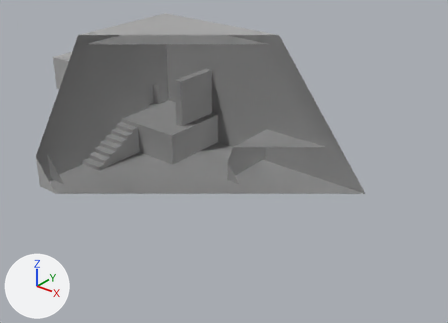
A saved change to the FBX model Assets/Hugo/Assets/Rum4.fbx.
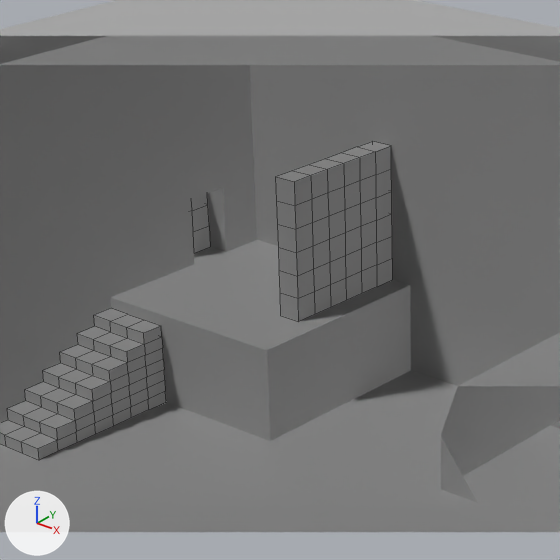
Each version appears first whole from a camera (50 mm lens) standing at (0.407, -0.497, 0.352) and looking at (-0.013, 0.028, 0.026), and next in a close-up on the part from 19% to 59% of the width and 7% to 63% of the height. Arrows for +X, +Y and +Z are at lower left; the lights stay in place. The close-ups show mesh edges as thin lines. Everything nearer to the camera than a plane just in front of the edit is cut away. Where no turn or scale is listed for an object, it has been applied to the vertices.

The first close-up shows 'EndDoor', 'EndStairs', 'LampBlock', 'WallAndFloor'.
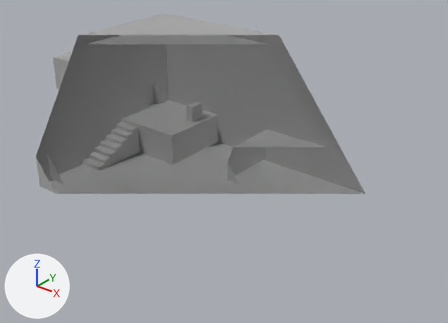
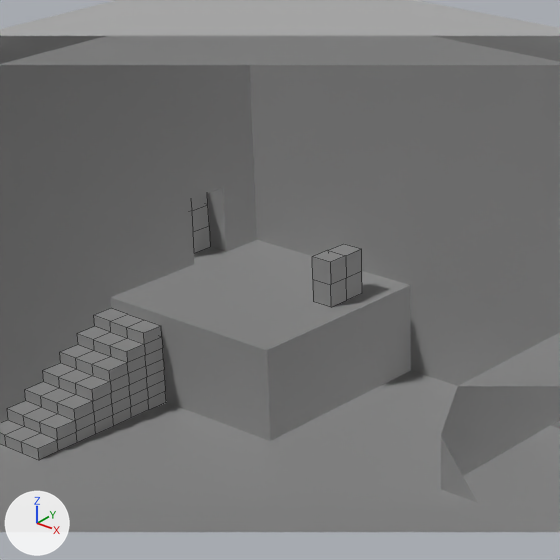
Commit message: Fix Till HitWall

Edits to the bpy script that builds the scene:
```text
Change me_mesh_004:
    used by ob_lampblock; location = (-0.095, 0.105, 0.045)
    remove me_mesh_004.from_pydata(...)  # 98 vertices, 96 faces; spans x -0.01..0.0, y -0.06..0.0, z 0.0..0.06
    add me_mesh_004.from_pydata(...)  # 18 vertices, 16 faces; spans x -0.01..0.0, y -0.04..-0.02, z 0.0..0.02
    me_mesh_004 part 1
    80 vertices are removed from x -0.01..0.0, y -0.06..0.0, z 0.0..0.06
    86 faces are deleted
    6 new faces join them
```

Location of each change, (x1, y1, x2, y2) in pixels of the close-ups (560 x 560 px):
'LampBlock', reshaped (56% narrower, 65% shorter)
    before: (276, 141, 392, 321)
    after: (312, 244, 362, 307)
part 1 of me_mesh_004, cut back
    before: (276, 141, 392, 321)
    after: (312, 244, 360, 307)
